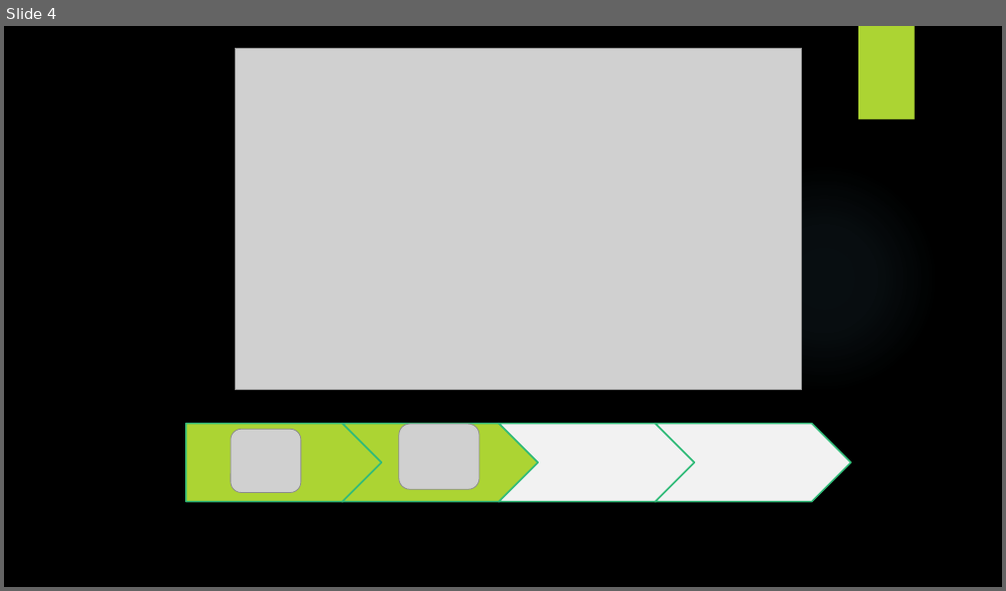
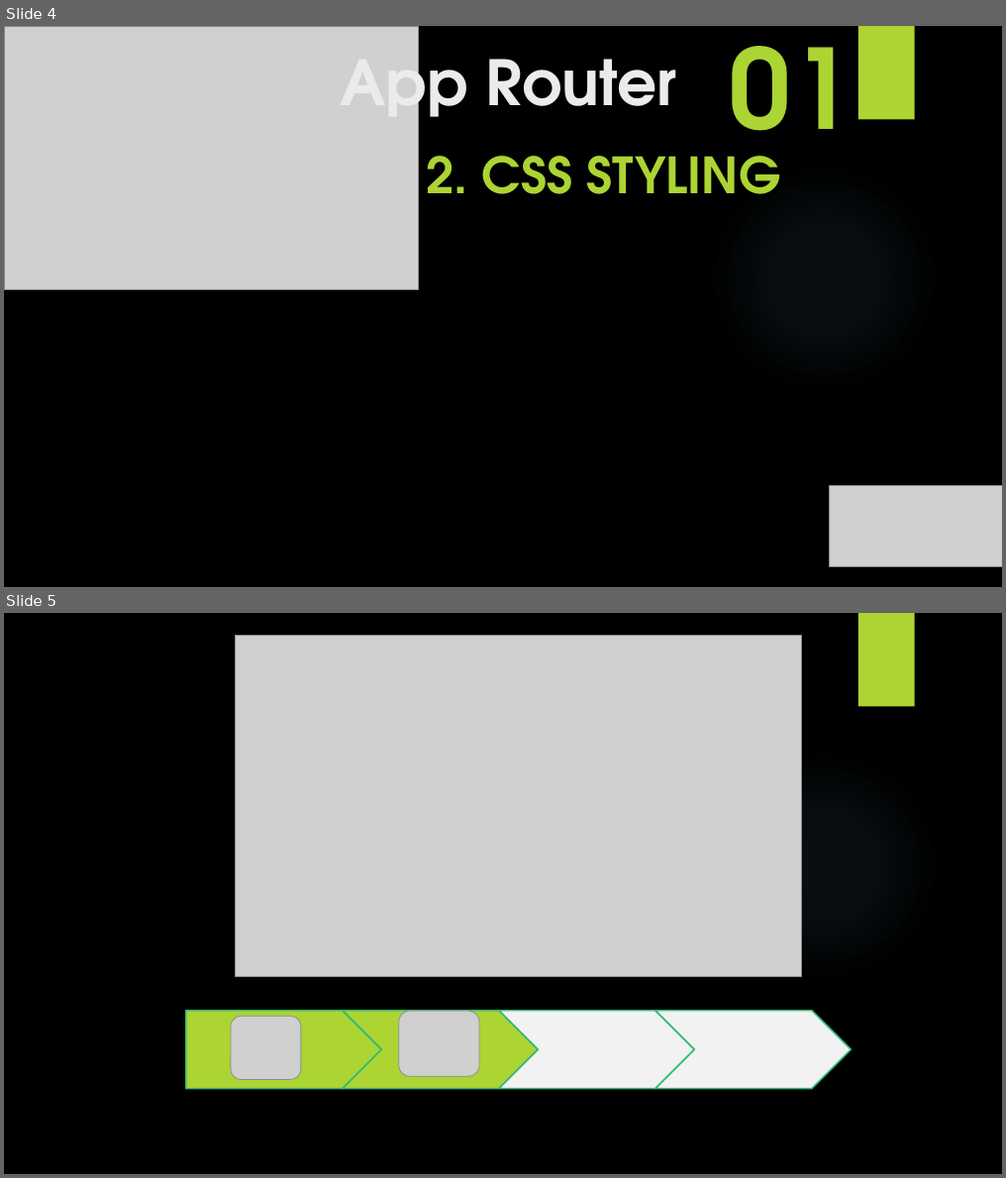
Before and after one commit to yasenstar/learn_javascript, a slide deck: learn_nextjs/2_App_Router/App_Router.pptx. Shown one above the other, each under a label of ours: slide 4 before the commit, slides 4 and 5 after it. The pictures are 1006x591 and 1006x1178 pixels, drawn with LibreOffice and Linux fonts; fonts in the diff are those of the drawing; grey boxes stand for pictures; background and template pictures are left out. Boxes give left, top, right and bottom in pixels: in the first picture for what was removed or moved away, otherwise in the second. Text is boxed around its words. In the diff, an @@ line names an element or a change of style, - is before the commit and + after.

```diff
--- a/learn_nextjs/2_App_Router/App_Router.pptx
+++ b/learn_nextjs/2_App_Router/App_Router.pptx
@@ slide 4 added at (x1=4, y1=26, x2=1002, y2=587), background picture (left out); not listed: 2 template elements that a slide beside it also shows @@
@@ picture added at (x1=4, y1=26, x2=419, y2=290) @@
@@ title added at (x1=340, y1=37, x2=677, y2=131), 60 pt, text #EBEBEB, bold @@
+App Router
@@ text added at (x1=730, y1=46, x2=853, y2=174), 106.4 pt, text #ACD433, bold @@
+01
@@ subtitle added at (x1=426, y1=156, x2=781, y2=194), 48 pt, text #ACD433, bold @@
+2. CSS STYLING
@@ picture added at (x1=829, y1=486, x2=1002, y2=568) @@
@@ what was slide 4 is now slide 5 @@
```
Also in this commit, not shown: 3 slides changed, 17 other files.
